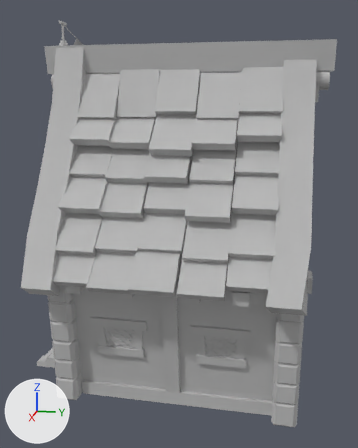
Two versions of the FBX model Assets/2.SDscene/Modeling/House/House_Out_005/F_House_Out_005.fbx, one commit apart.
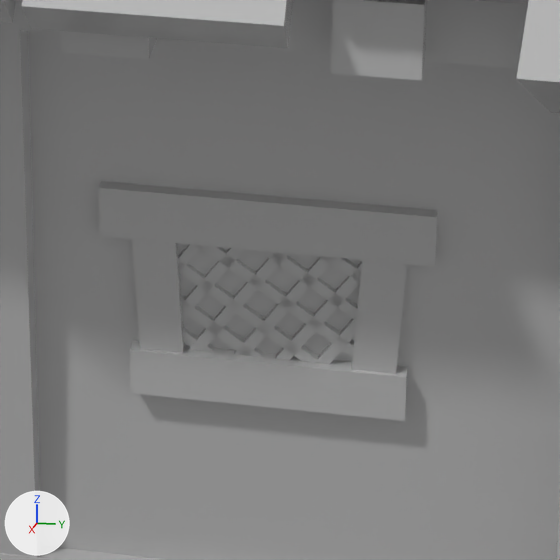
The first picture shows the older version from a camera (50 mm lens) standing at (20.18, 0.84, 4.28) and looking at (12.79, -0.64, 2.43). The close-ups show both versions on the part from 48% to 76% of the width and 65% to 88% of the height of that picture; other places that the commit changed are outside them. Arrows for +X, +Y and +Z are at lower left; the lights stay in place. Where no turn or scale is listed for an object, it has been applied to the vertices.

Script lines for the objects in view, before the commit:
```python
me_mesh = bpy.data.meshes.new('Mesh')
me_mesh.from_pydata(...)  # 3149 vertices, 4814 faces; spans x -1.92..1.89, y -2.37..2.1, z -0.03..5.44
me_mesh.materials.append(mat_05___default)  # its picture is missing
ob_object238 = bpy.data.objects.new('Object238', me_mesh)
ob_object238.location = (12.752, -0.572, 0.0)
```
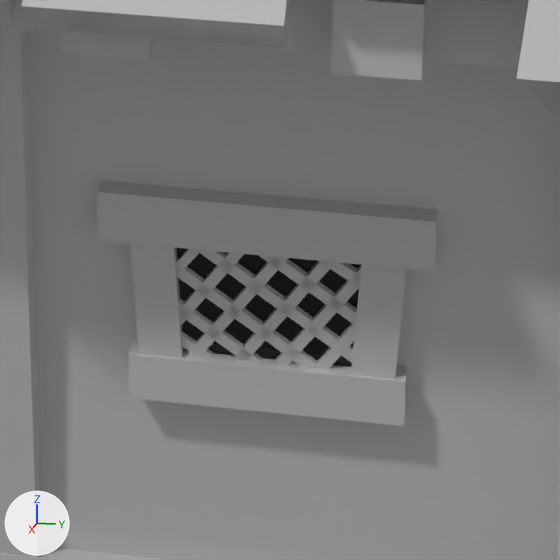
The newer file is also turned or shifted as a whole; pictures and numbers use the older file's frame.

Scene script edits in JSON lines:
```json
{"op": "add", "block": "mat_window", "code": ["mat_window = principled_material('Window')", "mat_window.base_color = (0.0, 0.0, 0.0)  # black #000000", "mat_window.roughness = 0.0"]}
{"block": "me_mesh", "where": "me_mesh.from_pydata(...)  # 3149 vertices, 4814 faces; spans x -1.92..1.89, y -2.37..2.1, z -0.03..5.44"}
{"block": "me_mesh", "where": "# used by ob_object238; location = (12.752, -0.572, 0.0)"}
{"block": "me_mesh", "change": "me_mesh part 1: the loose piece of 8 vertices spanning x 1.12..1.25, y 0.34..1.16, z 1.17..1.31 is moved by (0.02, 0.0, 0.0)"}
{"block": "me_mesh", "change": "me_mesh part 2: the loose piece of 8 vertices spanning x 1.08..1.23, y 0.42..0.55, z 0.77..1.22 is moved by (0.02, 0.0, 0.0)"}
{"block": "me_mesh", "change": "me_mesh part 3: the loose piece of 8 vertices spanning x 1.08..1.21, y 0.41..1.1, z 0.72..0.86 is moved by (0.02, 0.0, 0.0)"}
{"block": "me_mesh", "change": "me_mesh part 4: the loose piece of 8 vertices spanning x 1.14..1.21, y 0.8..1.07, z 0.72..1.09 is moved by (0.02, 0.0, 0.0)"}
{"block": "me_mesh", "change": "me_mesh part 5: the loose piece of 8 vertices spanning x 1.15..1.22, y 0.72..1.05, z 0.75..1.21 is moved by (0.02, 0.0, 0.0)"}
{"block": "me_mesh", "change": "me_mesh part 6: the loose piece of 8 vertices spanning x 1.15..1.22, y 0.64..0.98, z 0.79..1.24 is moved by (0.02, 0.0, 0.0)"}
{"block": "me_mesh", "change": "me_mesh part 7: the loose piece of 8 vertices spanning x 1.15..1.22, y 0.54..0.87, z 0.81..1.26 is moved by (0.02, 0.0, 0.0)"}
{"block": "me_mesh", "change": "me_mesh part 8: 64 of the vertices in x 1.15..1.22, y 0.43..1.05, z 0.75..1.3 are moved by (0.02, 0.0, 0.0)"}
{"op": "add", "block": "me_mesh_001", "code": ["me_mesh_001 = bpy.data.meshes.new('Mesh.001')", "me_mesh_001.from_pydata(...)  # 30 vertices, 8 faces; spans x -1.24..1.22, y -1.58..1.68, z 0.83..3.46", "me_mesh_001.materials.append(mat_window)  # black #000000"]}
{"op": "add", "block": "ob_plane020", "code": ["ob_plane020 = bpy.data.objects.new('Plane020', me_mesh_001)", "ob_plane020.location = (12.752, -0.572, 0.0)"]}
```

Boxes (x1, y1, x2, y2) around the edits, measured in the close-ups (560 x 560 px; the box of a moved part takes in the faces that stretch with it):
```json
{"object": "Plane020", "change": "added", "after": [177, 248, 361, 367], "on screen": "black"}
{"part": 1, "of": "me_mesh", "change": "moved or reshaped", "before": [99, 181, 438, 267], "after": [97, 180, 438, 271]}
{"part": 2, "of": "me_mesh", "change": "moved or reshaped", "before": [132, 239, 185, 353], "after": [130, 244, 184, 358]}
{"part": 3, "of": "me_mesh", "change": "moved or reshaped", "before": [130, 340, 408, 421], "after": [129, 340, 408, 426]}
{"part": 4, "of": "me_mesh", "change": "moved or reshaped", "before": [316, 318, 357, 364], "after": [314, 322, 356, 369]}
{"part": 5, "of": "me_mesh", "change": "moved or reshaped", "before": [275, 262, 362, 360], "after": [274, 265, 361, 365]}
{"part": 6, "of": "me_mesh", "change": "moved or reshaped", "before": [234, 256, 336, 356], "after": [233, 261, 336, 361]}
{"part": 7, "of": "me_mesh", "change": "moved or reshaped", "before": [188, 252, 290, 351], "after": [187, 257, 288, 356]}
{"part": 8, "of": "me_mesh", "change": "moved or reshaped", "before": [178, 244, 361, 363], "after": [176, 249, 360, 367]}
```
